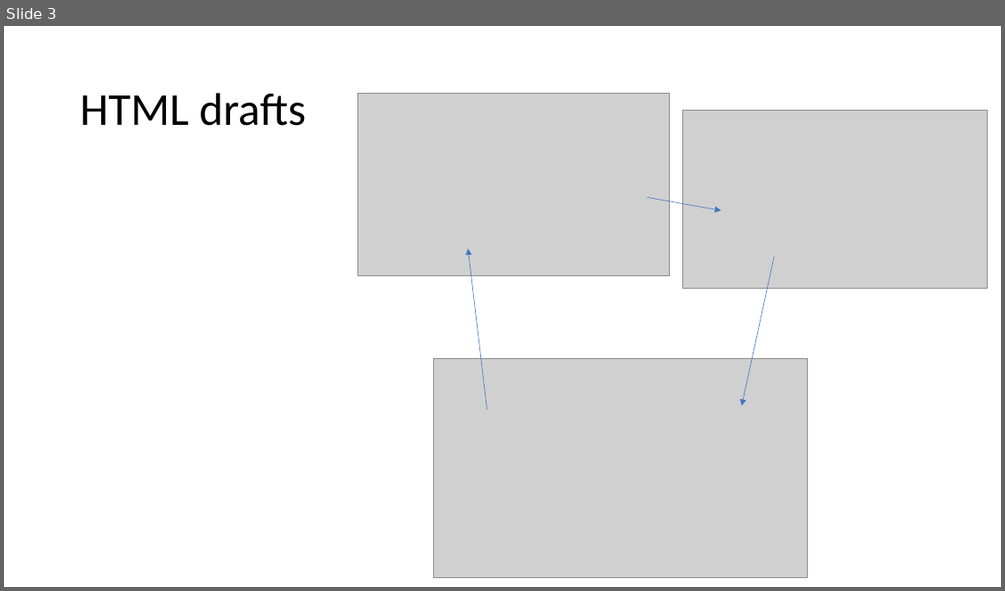
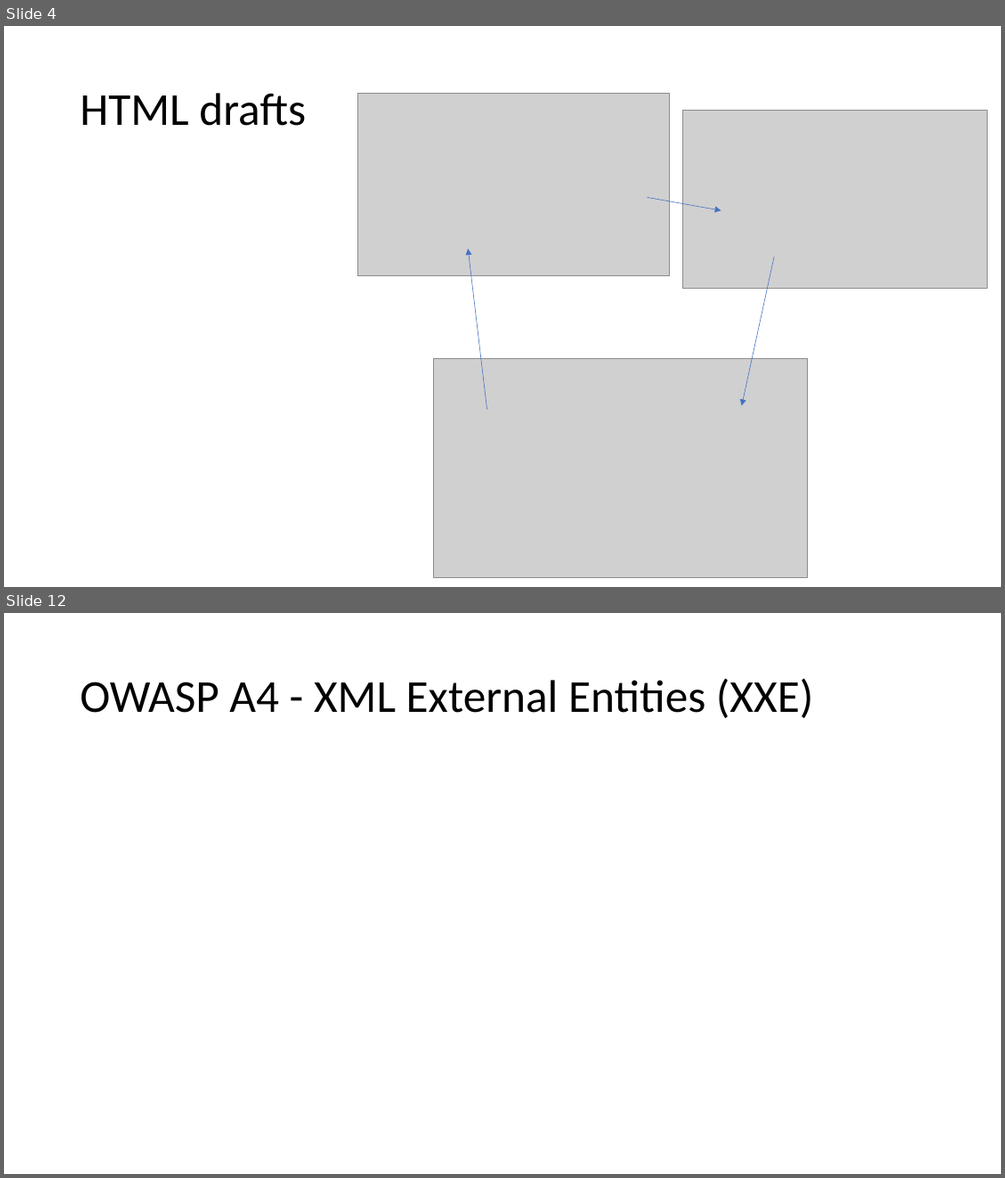
Before and after one commit to jkunnas58/dat250_netbank_fall_2020, a slide deck: Project_report_group_9.pptx. Shown one above the other, each under a label of ours: slide 3 before the commit, slides 4 and 12 after it; the slides between them are not shown. The pictures are 1005x591 and 1005x1178 pixels, drawn with LibreOffice and Linux fonts; fonts in the diff are those of the drawing; grey boxes stand for pictures. Boxes give left, top, right and bottom in pixels: in the first picture for what was removed or moved away, otherwise in the second. Text is boxed around its words. In the diff, an @@ line names an element or a change of style, - is before the commit and + after.

```diff
--- a/Project_report_group_9.pptx
+++ b/Project_report_group_9.pptx
@@ slide 12 added at (4, 613, 1001, 1174), background #FFFFFF @@
@@ title added at (80, 678, 813, 718), 44 pt, text #000000 @@
+OWASP A4 - XML External Entities (XXE)
@@ what was slide 3 is now slide 4 @@
```
Also in this commit, not shown: 3 slides changed, 16 other slides added, 1 other file.
